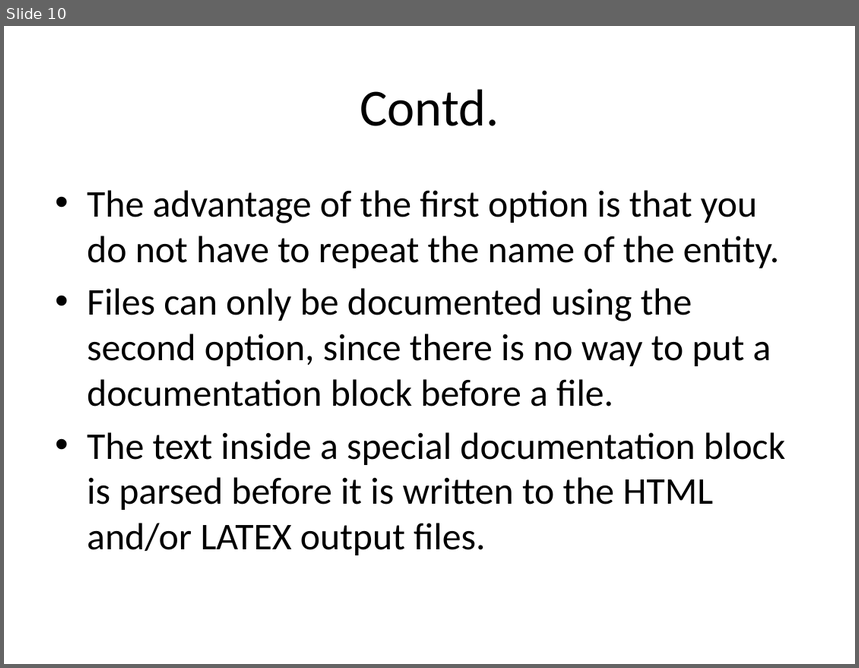
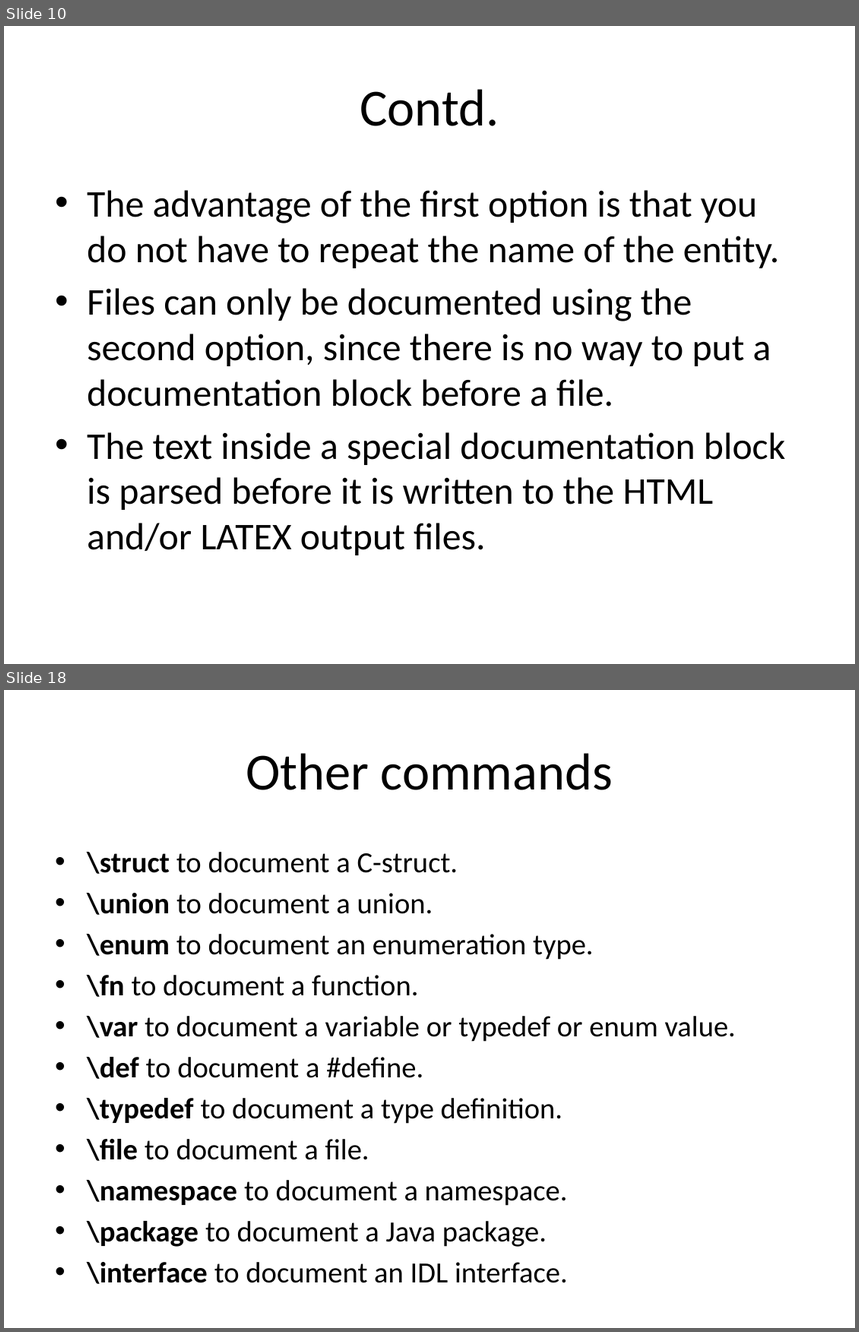
Before and after one commit to rongpt/trygit, a slide deck: Doxygen.pptx. Shown one above the other, each under a label of ours: slide 10 before the commit, slides 10 and 18 after it; the slides between them are not shown. The pictures are 859x668 and 859x1332 pixels, drawn with LibreOffice and Linux fonts; fonts in the diff are those of the drawing. Boxes give left, top, right and bottom in pixels: in the first picture for what was removed or moved away, otherwise in the second. Text is boxed around its words. In the diff, an @@ line names an element or a change of style, - is before the commit and + after.

```diff
--- a/Doxygen.pptx
+++ b/Doxygen.pptx
@@ slide 18 added at bbox=[4, 690, 855, 1328], background #FFFFFF @@
@@ title added at bbox=[246, 753, 613, 790], 44 pt, text #000000 @@
+Other commands
@@ text added at bbox=[87, 852, 736, 1247], 24.8 pt, text #000000 @@
+• \struct to document a C-struct.
+• \union to document a union.
+• \enum to document an enumeration type.
+• \fn to document a function.
+• \var to document a variable or typedef or enum value.
+• \def to document a #define.
+• \typedef to document a type definition.
+• \file to document a file.
+• \namespace to document a namespace.
+• \package to document a Java package.
+• \interface to document an IDL interface.
```
Also in this commit, not shown: 9 other slides added, 1 slide removed.
